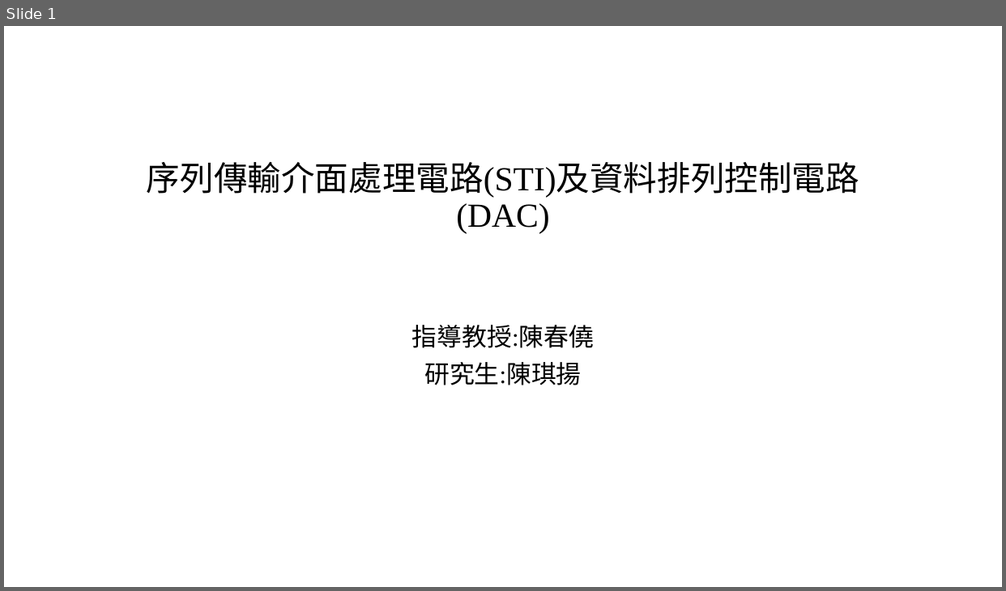
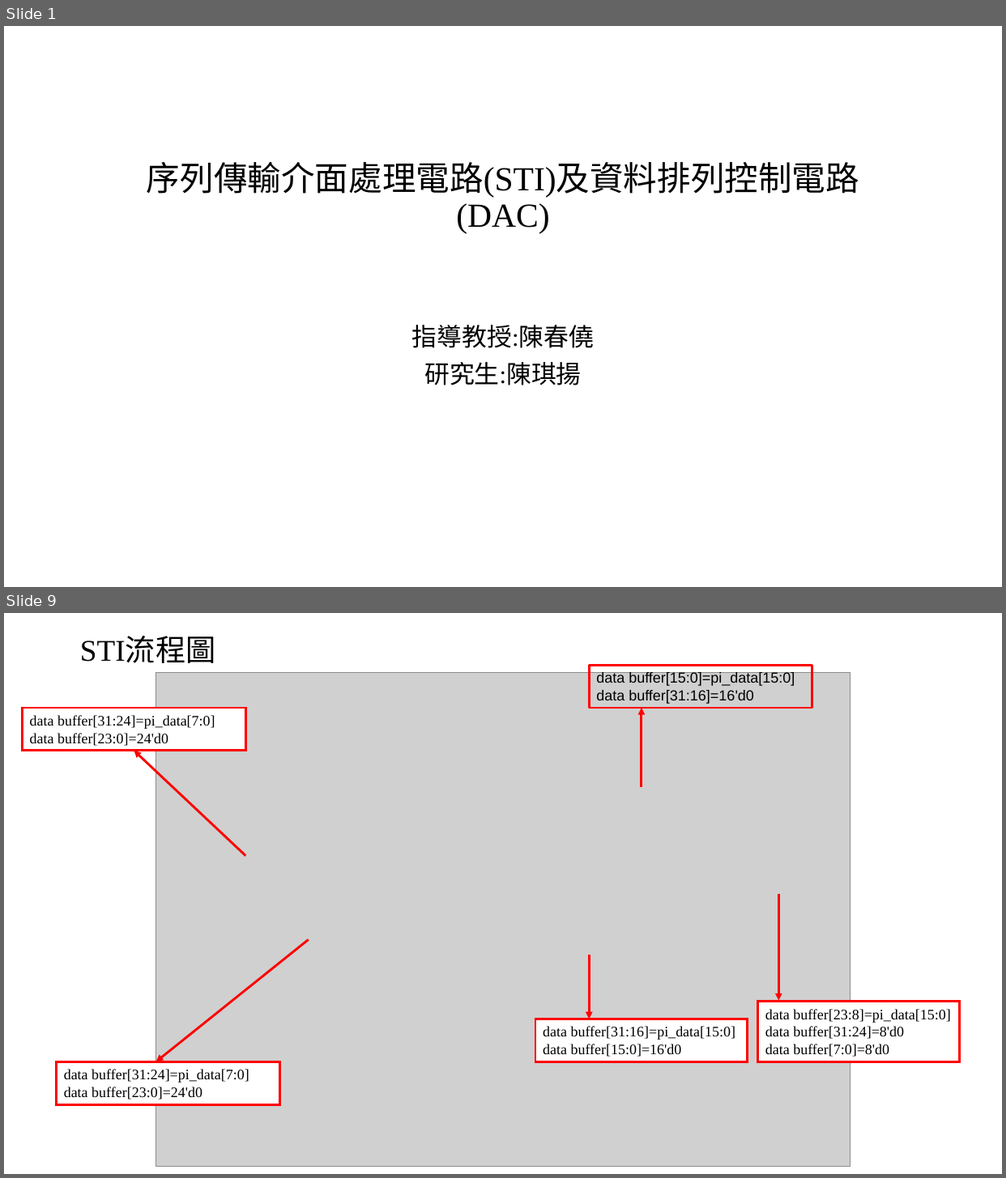
Before and after one commit to Chi-Yung/Chi-Yung, a slide deck: 報告.pptx. Shown one above the other, each under a label of ours: slide 1 before the commit, slides 1 and 9 after it; the slides between them are not shown. The pictures are 1006x591 and 1006x1178 pixels, drawn with LibreOffice and Linux fonts; fonts in the diff are those of the drawing; grey boxes stand for pictures. Boxes give left, top, right and bottom in pixels: in the first picture for what was removed or moved away, otherwise in the second. Text is boxed around its words. In the diff, an @@ line names an element or a change of style, - is before the commit and + after.

```diff
--- a/報告.pptx
+++ b/報告.pptx
@@ slide 9 added at [4, 613, 1002, 1174], background #FFFFFF @@
@@ title added at [80, 637, 216, 663], 29 pt, text #000000 @@
+STI流程圖
@@ picture added at [156, 673, 850, 1168] @@
@@ rectangle added at [590, 665, 812, 707], outline #FF0000 2.25 pt, 14 pt, text #000000 @@
+data buffer[15:0]=pi_data[15:0]
+data buffer[31:16]=16'd0
@@ rectangle added at [22, 708, 245, 751], fill #FFFFFF, outline #FF0000 2.25 pt, 14 pt, text #000000 @@
+data buffer[31:24]=pi_data[7:0]
+data buffer[23:0]=24'd0
@@ arrow added from (641, 786) to (641, 708), #FF0000 2.25 pt @@
@@ arrow added from (246, 855) to (134, 751), #FF0000 2.25 pt @@
@@ arrow added from (779, 894) to (779, 1001), #FF0000 2.25 pt @@
@@ arrow added from (309, 940) to (156, 1063), #FF0000 2.25 pt @@
@@ arrow added from (590, 955) to (590, 1020), #FF0000 2.25 pt @@
@@ rectangle added at [535, 1020, 748, 1063], fill #FFFFFF, outline #FF0000 2.25 pt, 14 pt, text #000000 @@
+data buffer[31:16]=pi_data[15:0]
+data buffer[15:0]=16'd0
@@ rectangle added at [758, 1002, 959, 1063], fill #FFFFFF, outline #FF0000 2.25 pt, 14 pt, text #000000 @@
+data buffer[23:8]=pi_data[15:0]
+data buffer[31:24]=8'd0
+data buffer[7:0]=8'd0
@@ rectangle added at [57, 1063, 279, 1105], fill #FFFFFF, outline #FF0000 2.25 pt, 14 pt, text #000000 @@
+data buffer[31:24]=pi_data[7:0]
+data buffer[23:0]=24'd0
```
Also in this commit, not shown: 10 slides changed, 4 other slides added, 3 slides removed.
